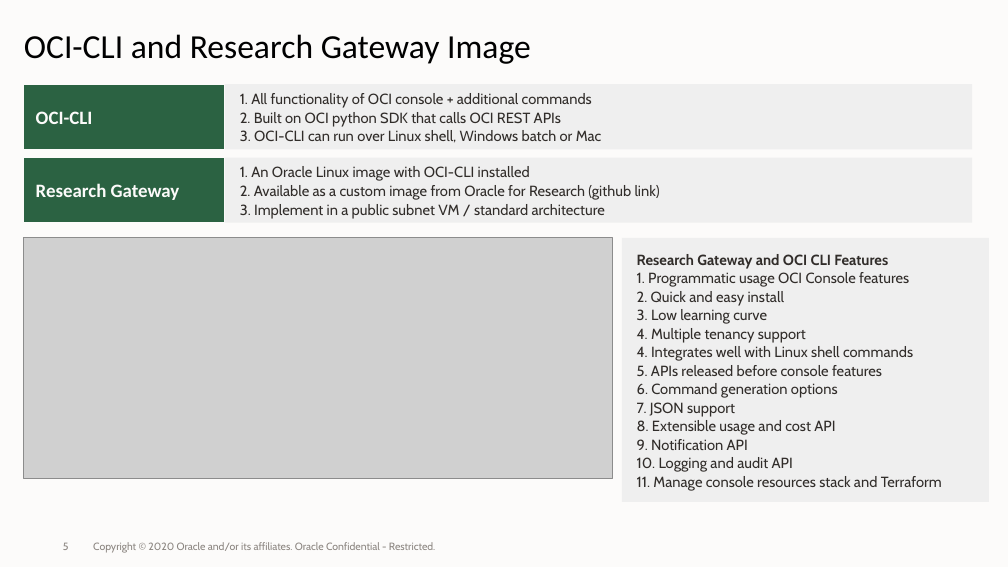
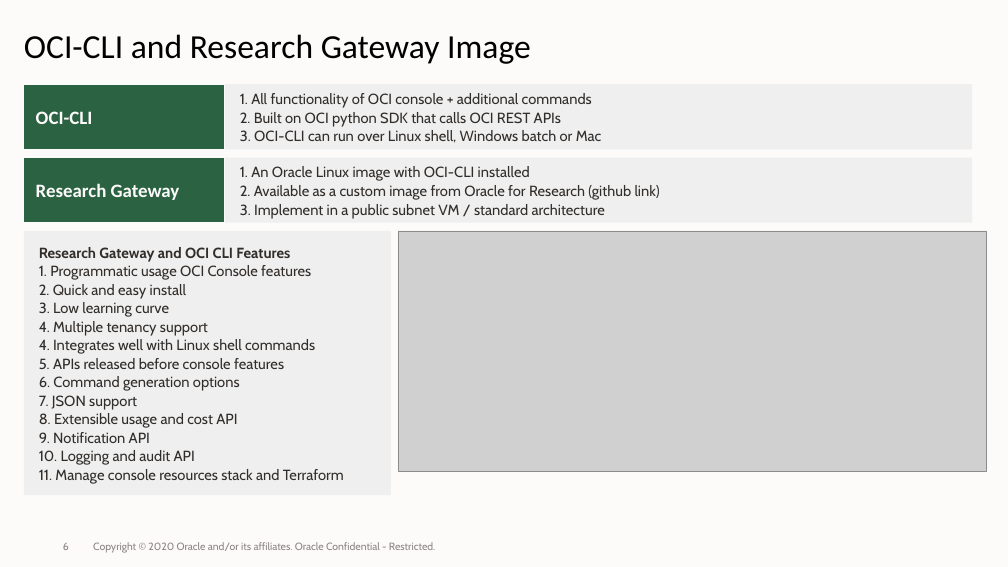
Before and after one commit to OracleForResearch/Technology-Talk, a slide deck: slide 6 of OFRTechnologyTalk-11132020.pptx (slide 5 before the commit). Drawn at 1008x567 pixels with LibreOffice and Linux fonts; fonts in the diff are those of the drawing; grey boxes stand for pictures; background and template pictures are left out. Boxes give left, top, right and bottom in pixels: in the first picture for what was removed or moved away, otherwise in the second. Text is boxed around its words. In the diff, an @@ line names an element or a change of style, - is before the commit and + after.

```diff
--- a/OFRTechnologyTalk-11132020.pptx
+++ b/OFRTechnologyTalk-11132020.pptx
@@ rectangle "Research Gateway and OCI CLI ...": place and size @@
-rectangle "Research Gateway and OCI CLI ..." at (622,237,990,501)
+rectangle "Research Gateway and OCI CLI ..." at (24,231,392,495)
@@ picture: place and size @@
-picture at (24,237,613,478)
+picture at (399,231,987,471)
```
Also in this commit, not shown: 3 other slides changed, 1 slide added.
